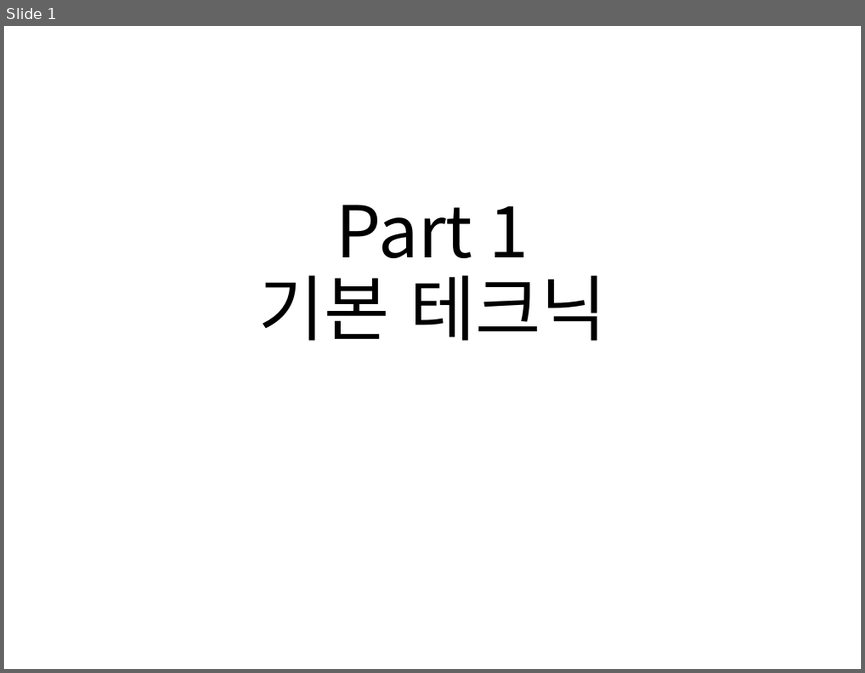
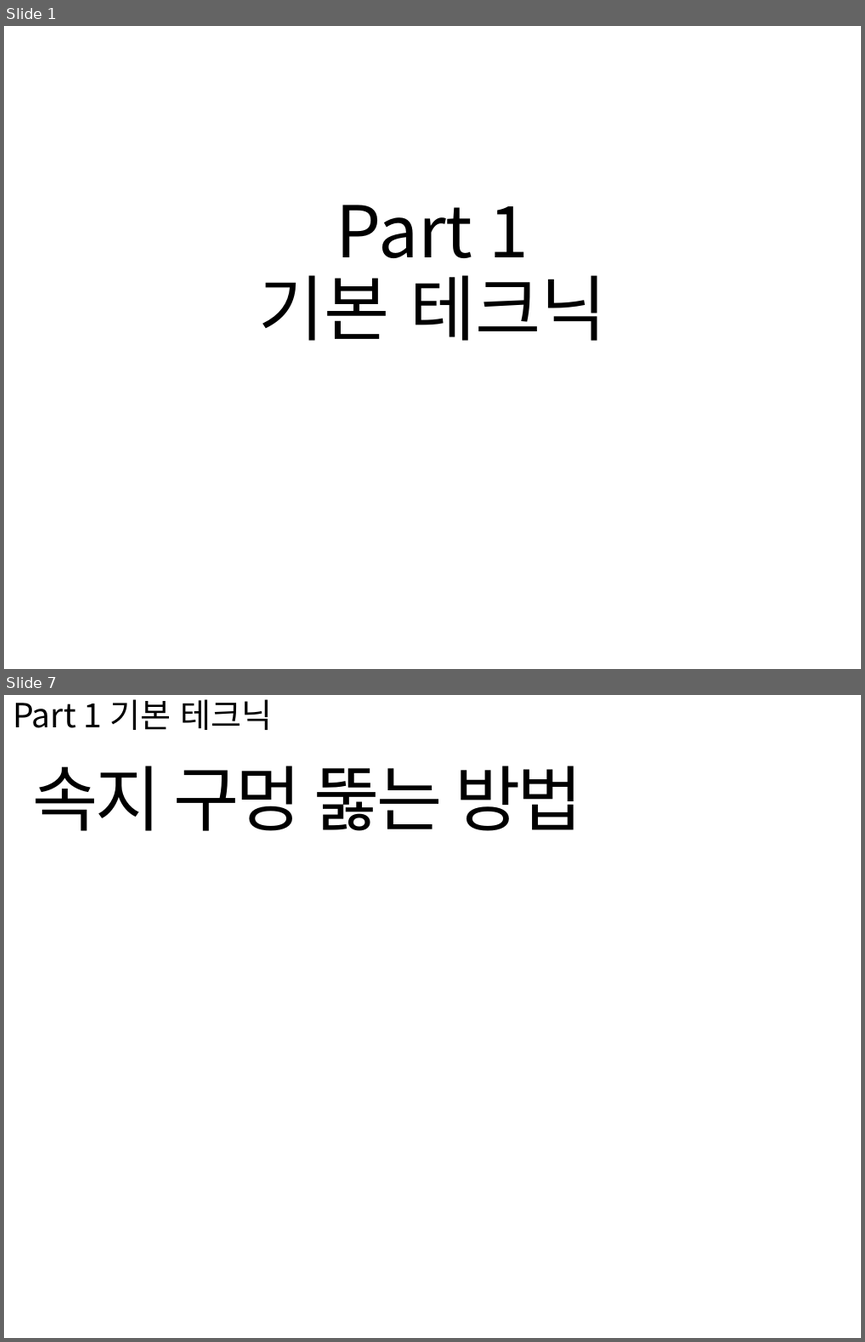
Before and after one commit to kimdaehee5609/BOOK_Bind, a slide deck: doc/책 제본.pptx. Shown one above the other, each under a label of ours: slide 1 before the commit, slides 1 and 7 after it; the slides between them are not shown. The pictures are 865x673 and 865x1342 pixels, drawn with LibreOffice and Linux fonts; fonts in the diff are those of the drawing. Boxes give left, top, right and bottom in pixels: in the first picture for what was removed or moved away, otherwise in the second. Text is boxed around its words. In the diff, an @@ line names an element or a change of style, - is before the commit and + after.

```diff
--- a/doc/책 제본.pptx
+++ b/doc/책 제본.pptx
@@ slide 7 added at bbox=[4, 695, 861, 1338], background #FFFFFF @@
@@ text added at bbox=[12, 699, 272, 730], 28 pt, text #000000 @@
+Part 1 기본 테크닉
@@ title added at bbox=[33, 766, 582, 831], 60 pt, text #000000 @@
+속지 구멍 뚫는 방법
```
Also in this commit, not shown: 4 slides changed, 2 other slides added, 8 other files.
